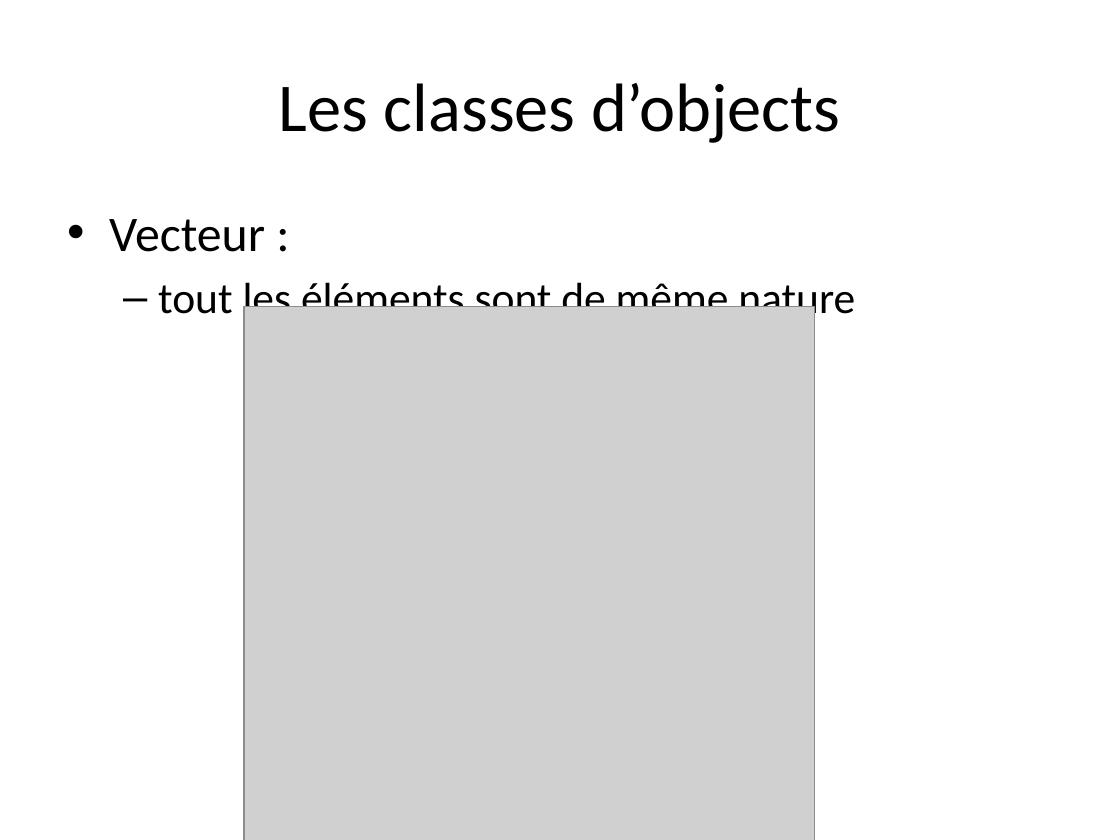
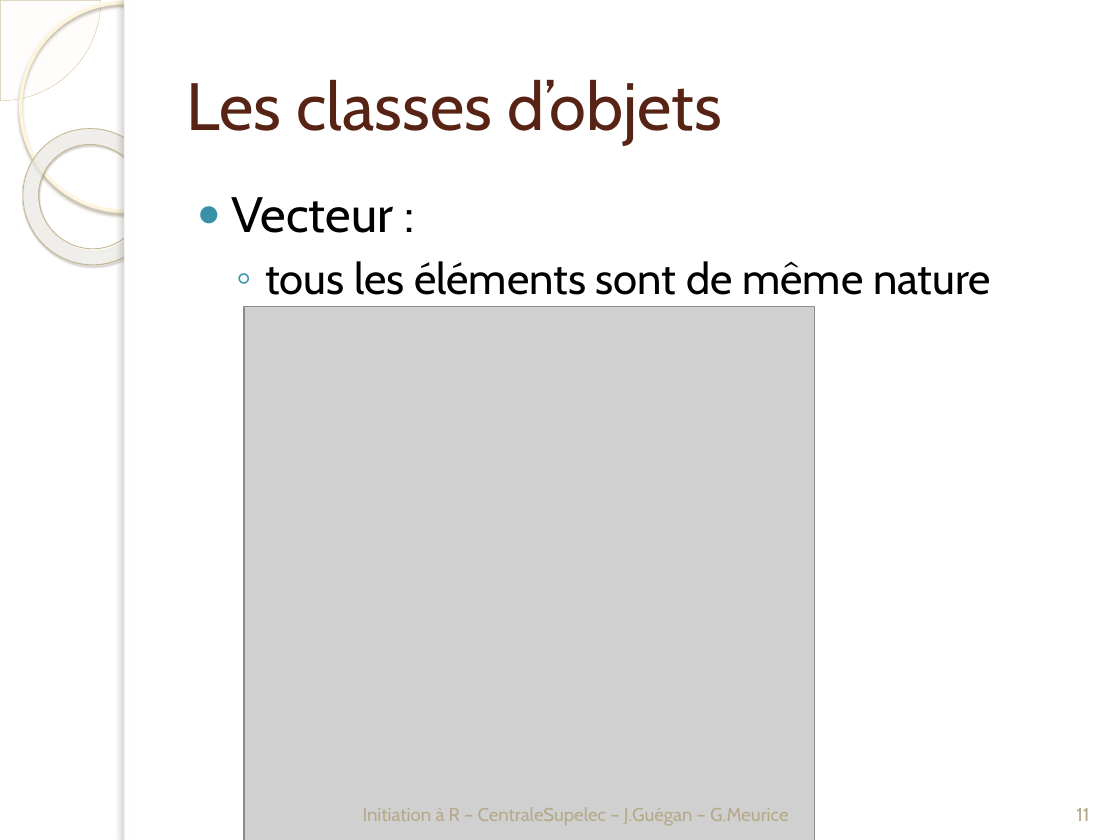
Before and after one commit to PF-BB/CentraleSupelec-R-genomics, a slide deck: slide 11 of docs/source/TP1/TP1_20161027_introR.pptx. Drawn at 1120x840 pixels with LibreOffice and Linux fonts; fonts in the diff are those of the drawing; grey boxes stand for pictures; background and template pictures are left out. Boxes give left, top, right and bottom in pixels: in the first picture for what was removed or moved away, otherwise in the second. Text is boxed around its words. In the diff, an @@ line names an element or a change of style, - is before the commit and + after.

```diff
--- a/docs/source/TP1/TP1_20161027_introR.pptx
+++ b/docs/source/TP1/TP1_20161027_introR.pptx
@@ pie slice (boxed as its full ellipse) added at box(0, 0, 101, 101), fill #FEFAF4 at 33% opacity, outline #D3C39F 0.25 pt @@
@@ ellipse added at box(20, 2, 228, 211), outline #FFF5DE 2.15 pt @@
@@ rectangle added at box(124, 0, 1120, 840), fill #FFFFFF @@
@@ rectangle added at box(124, 0, 133, 840), fill #FFFFFF @@
@@ title at box(187, 80, 722, 145): text changed; size 44 to 43 pt; font Calibri to Cabin; text colour #000000 to #572314 @@
-Les classes d’objects
+Les classes d’objets
@@ donut added at box(0, 101, 187, 292), fill gradient #FFFCF6 to #FFFEFB to #F0D28E, outline #C7B893 0.58 pt @@
@@ text "Vecteur :": place and size @@
-text "Vecteur :" at box(109, 219, 855, 324)
+text "Vecteur :" at box(232, 197, 991, 295)
@@ text at box(232, 197, 393, 233): font Calibri to Cabin in "Vecteur :"; bullet • to ● @@
@@ text at box(265, 261, 991, 295): text changed; font Calibri to Cabin @@
-  – tout les éléments sont de même nature
+  ◦ tous les éléments sont de même nature
@@ text added at box(363, 807, 788, 826), 12 pt, text #B6A98A @@
+Initiation à R – CentraleSupelec – J.Guégan – G.Meurice
@@ page number added at box(1076, 808, 1089, 821), 12 pt, text #B6A98A @@
+11
```
Also in this commit, not shown: 17 other slides changed, 1 slide added, 1 slide removed.
